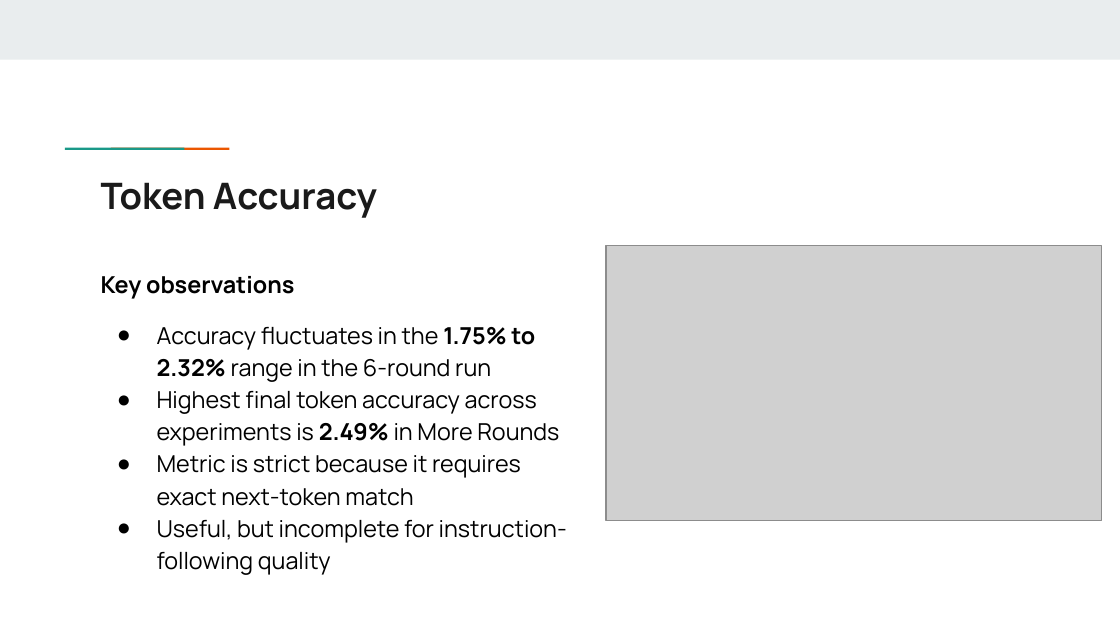
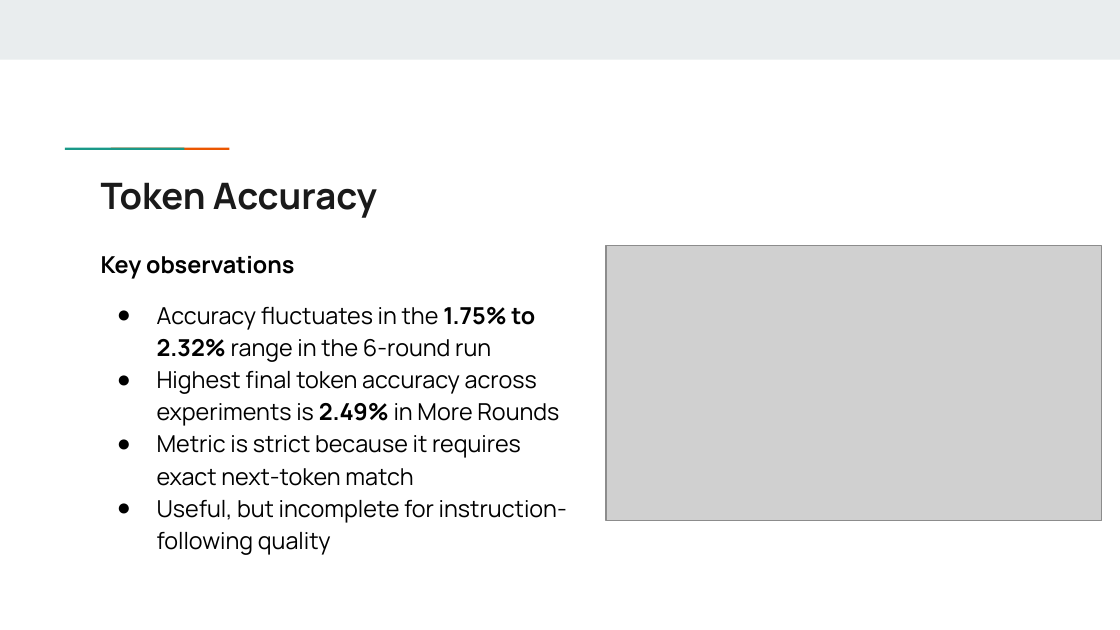
Before and after one commit to krish-patel1003/TDC-project, a slide deck: slide 15 of Team_16_PaperRex_Presentation.pptx. Drawn at 1120x630 pixels with LibreOffice and Linux fonts; fonts in the diff are those of the drawing; grey boxes stand for pictures. Boxes give left, top, right and bottom in pixels: in the first picture for what was removed or moved away, otherwise in the second. Text is boxed around its words. In the diff, an @@ line names an element or a change of style, - is before the commit and + after.

```diff
--- a/Team_16_PaperRex_Presentation.pptx
+++ b/Team_16_PaperRex_Presentation.pptx
@@ text "Key observations" rewrapped from [101, 276, 567, 543] to [101, 256, 567, 555] @@
```
Also in this commit, not shown: 10 other slides changed, 1 other file.
